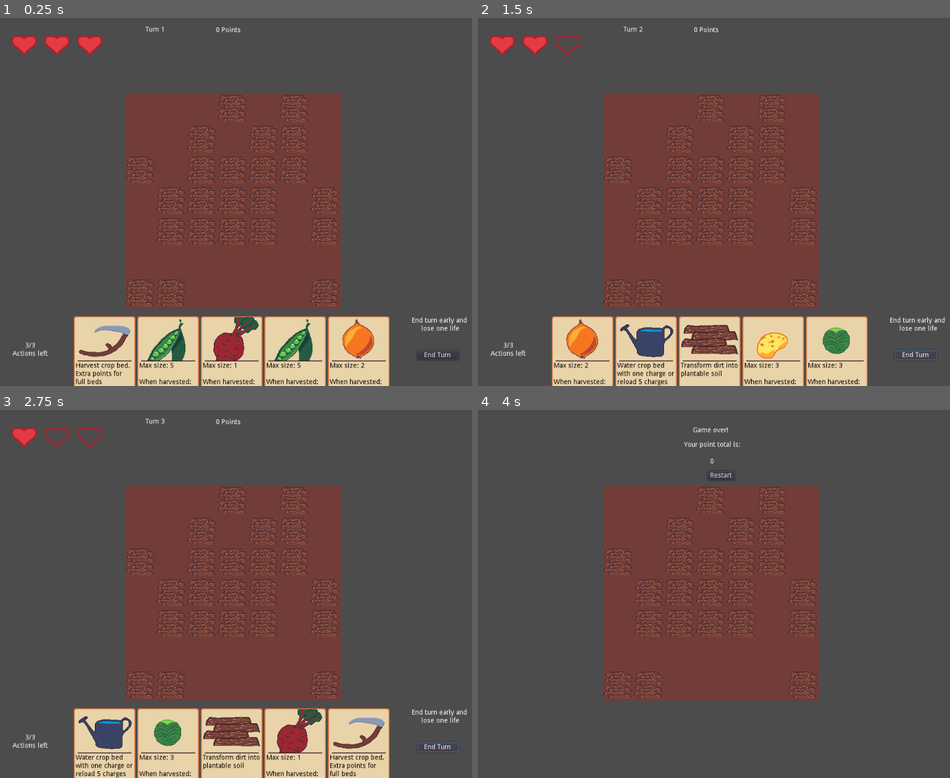
Above: before the commit, frames 1-4 (two rows, left to right).
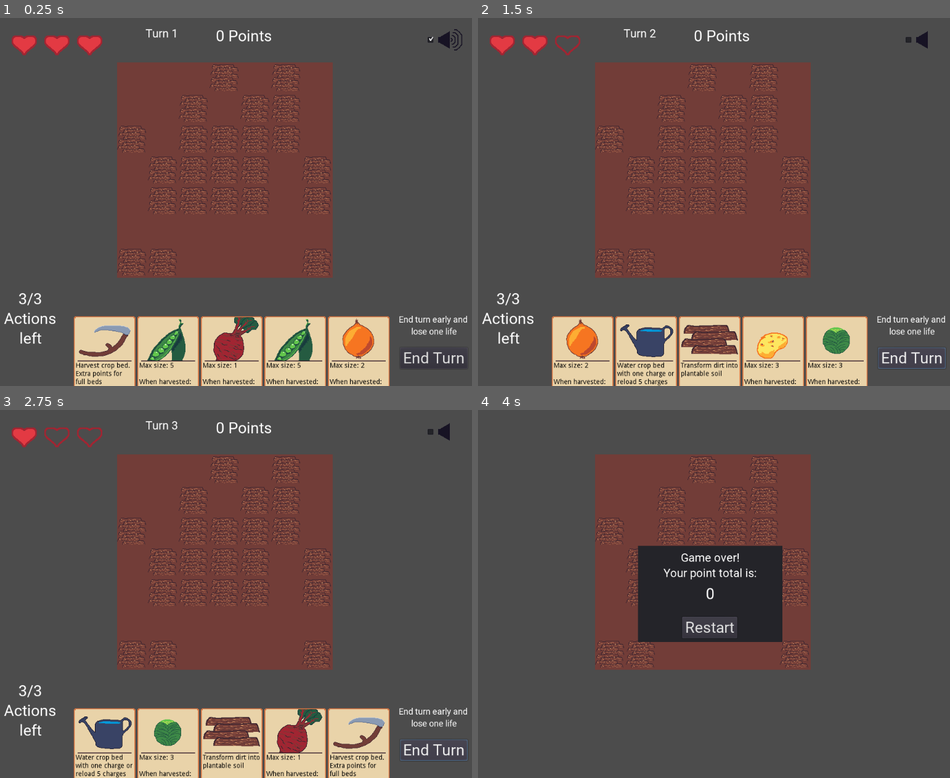
Above: after the commit, the same moments.

Repository: Rellikiox/Harvest-Season
Game: Godot game, scene res://Game.tscn
Same seed, same stepped clock (60 frames per second), same inputs: the game is played once before the commit and once after it.
Inputs (mouse positions are in pixels of both pictures, inside the frame that each line leads up to):
- Up to frame 1 (0.25 s): no input
- Up to frame 2 (1.5 s): click (921, 40) at 0.52 s; click "End Turn" at 1.25 s
- Up to frame 3 (2.75 s): click "End Turn" at 2 s
- Up to frame 4 (4 s): click (921, 432) at 2.77 s; click "End Turn" at 3.5 s

The runs differ from the first frame. In frame 1, 15% of the frame differs, in the area x 0-99%, y 2-96%; in frame 2, 15%; in frame 3, 15%; in frame 4, 20%, in the area x 24-73%, y 4-79%.

Commit message:
Add audio toggle, and fonts to the UI

Diff:
--- a/Game.gd
+++ b/Game.gd
@@ -64,6 +64,8 @@
 	if not $Ground.is_valid_cell(cell):
 		return
 
+	$UI.set_harvest_points(0)
+
 	if card.can_be_placed(cell, $Ground):
 		card.place(cell, $Ground)
 		$TurnManager.card_played(card)
--- a/Game.tscn
+++ b/Game.tscn
@@ -137,9 +137,8 @@
 script = ExtResource( 7 )
 
 [node name="Camera2D" type="Camera2D" parent="Ground"]
-position = Vector2( 220.524, 224.82 )
+position = Vector2( 237.712, 288.662 )
 current = true
-editor_draw_screen = false
 
 [node name="Effects" type="TileMap" parent="Ground"]
 tile_set = ExtResource( 5 )
--- a/SoundManager.gd
+++ b/SoundManager.gd
@@ -24,17 +24,17 @@
 
 func play_sfx(file):
 	if file in sfx:
-		play_file(sfx[file], 'SFX')
+		play_file(sfx[file], 'SFX', $SFX)
 
 
 func play_bgm(file):
 	if file in bgm:
-		play_file(bgm[file], 'Master')
+		play_file(bgm[file], 'Master', $BGM)
 
 
-func play_file(stream, bus):
+func play_file(stream, bus, node):
 	var player = AudioStreamPlayer.new()
-	add_child(player)
+	node.add_child(player)
 	player.bus = bus
 	player.stream = stream
 	player.play()
@@ -56,3 +56,8 @@
 
 	dir.list_dir_end()
 	return files
+
+
+func set_enabled(enabled):
+	AudioServer.set_bus_mute(AudioServer.get_bus_index("Master"), not enabled)
+	AudioServer.set_bus_mute(AudioServer.get_bus_index("SFX"), not enabled)
--- a/SoundManager.tscn
+++ b/SoundManager.tscn
@@ -4,3 +4,7 @@
 
 [node name="SoundManager" type="Node2D"]
 script = ExtResource( 1 )
+
+[node name="SFX" type="Node2D" parent="."]
+
+[node name="BGM" type="Node2D" parent="."]
--- a/ui/Game_UI.gd
+++ b/ui/Game_UI.gd
@@ -4,6 +4,9 @@
 
 var HeartFull = preload('res://assets/heart-full.png')
 var HeartEmpty = preload('res://assets/heart-empty.png')
+
+var AudioOn = preload("res://assets/audio-toggle-on.png")
+var AudioOff = preload("res://assets/audio-toggle-off.png")
 
 signal drag_position
 signal drop_position
@@ -35,7 +38,7 @@
 
 
 func set_actions(left, total):
-	$HUD/Actions.text = '%d/%d\nActions left' % [left, total]
+	$HUD/Actions.text = '%d/%d\nActions\nleft' % [left, total]
 
 
 func set_turns(turns):
@@ -79,6 +82,11 @@
 	$HUD/EndTurn/Warning.visible = not enabled
 
 
+func _on_Audio_toggled(button_pressed):
+	$HUD/Audio.icon = AudioOn if button_pressed else AudioOff
+	SoundManager.set_enabled(button_pressed)
+
+
 # Gameover
 
 func Gameover_init():
@@ -89,7 +97,7 @@
 	$Gameover.visible = true
 	$HUD.visible = false
 
-	$Gameover/Points.text = str(final_points)
+	$Gameover/Panel/Points.text = str(final_points)
 
 
 func _on_Restart_pressed():
--- a/ui/Game_UI.tscn
+++ b/ui/Game_UI.tscn
@@ -1,9 +1,13 @@
-[gd_scene load_steps=5 format=2]
+[gd_scene load_steps=9 format=2]
 
 [ext_resource path="res://ui/Card.tscn" type="PackedScene" id=1]
 [ext_resource path="res://ui/HUD.gd" type="Script" id=2]
 [ext_resource path="res://assets/heart-full.png" type="Texture" id=3]
 [ext_resource path="res://ui/Game_UI.gd" type="Script" id=4]
+[ext_resource path="res://ui/UIFont_Large.tres" type="DynamicFont" id=5]
+[ext_resource path="res://ui/UIFont_Medium.tres" type="DynamicFont" id=6]
+[ext_resource path="res://ui/UIFont_Small.tres" type="DynamicFont" id=7]
+[ext_resource path="res://assets/audio-toggle-on.png" type="Texture" id=8]
 
 [node name="Game_UI" type="CanvasLayer"]
 script = ExtResource( 4 )
@@ -65,20 +69,22 @@
 anchor_top = 1.0
 anchor_right = 1.0
 anchor_bottom = 1.0
-margin_left = -127.095
-margin_top = -74.415
-margin_right = -40.0952
-margin_bottom = -54.415
+margin_left = -161.832
+margin_top = -79.6782
+margin_right = -21.8319
+margin_bottom = -35.6782
+custom_fonts/font = ExtResource( 5 )
 text = "End Turn"
 __meta__ = {
 "_edit_use_anchors_": false
 }
 
 [node name="Warning" type="Label" parent="HUD/EndTurn"]
-margin_left = -51.8434
+margin_left = -29.7382
 margin_top = -68.8666
-margin_right = 146.157
-margin_bottom = -37.8666
+margin_right = 168.262
+margin_bottom = -21.8666
+custom_fonts/font = ExtResource( 7 )
 text = "End turn early and
  lose one life"
 align = 1
@@ -89,13 +95,18 @@
 [node name="Actions" type="Label" parent="HUD"]
 anchor_top = 1.0
 anchor_bottom = 1.0
-margin_left = 57.2789
-margin_top = -91.1428
-margin_right = 130.279
-margin_bottom = -60.1428
+margin_left = 36.2262
+margin_top = -199.564
+margin_right = 153.226
+margin_bottom = -79.564
+custom_fonts/font = ExtResource( 5 )
 text = "3/3
-Actions left"
-align = 1
+Actions
+left"
+align = 1
+__meta__ = {
+"_edit_use_anchors_": false
+}
 
 [node name="Points" type="Label" parent="HUD"]
 anchor_left = 0.5
@@ -104,6 +115,7 @@
 margin_top = 21.4796
 margin_right = 35.432
 margin_bottom = 35.4796
+custom_fonts/font = ExtResource( 5 )
 text = "999 Points"
 __meta__ = {
 "_edit_use_anchors_": false
@@ -116,6 +128,7 @@
 margin_top = 52.9711
 margin_right = 35.432
 margin_bottom = 66.9711
+custom_fonts/font = ExtResource( 6 )
 __meta__ = {
 "_edit_use_anchors_": false
 }
@@ -127,6 +140,7 @@
 margin_top = 20.0476
 margin_right = -138.949
 margin_bottom = 34.0476
+custom_fonts/font = ExtResource( 6 )
 text = "Turn 1"
 __meta__ = {
 "_edit_use_anchors_": false
@@ -155,74 +169,94 @@
 margin_bottom = 64.0
 texture = ExtResource( 3 )
 
+[node name="Audio" type="CheckBox" parent="HUD"]
+margin_left = 912.633
+margin_top = 11.5789
+margin_right = 1000.63
+margin_bottom = 83.5789
+pressed = true
+icon = ExtResource( 8 )
+__meta__ = {
+"_edit_use_anchors_": false
+}
+
 [node name="Gameover" type="Control" parent="."]
-visible = false
-anchor_right = 1.0
-anchor_bottom = 1.0
-__meta__ = {
-"_edit_use_anchors_": false
-}
-
-[node name="Gameover" type="Label" parent="Gameover"]
 anchor_left = 0.5
 anchor_top = 0.5
 anchor_right = 0.5
 anchor_bottom = 0.5
-margin_left = -34.7839
-margin_top = -346.029
-margin_right = 39.2161
-margin_bottom = -332.029
+margin_left = -512.0
+margin_top = -384.0
+margin_right = 512.0
+margin_bottom = 384.0
+__meta__ = {
+"_edit_use_anchors_": false
+}
+
+[node name="Panel" type="Panel" parent="Gameover"]
+anchor_left = 0.5
+anchor_top = 0.5
+anchor_right = 0.5
+anchor_bottom = 0.5
+margin_left = -149.474
+margin_top = -98.9474
+margin_right = 150.526
+margin_bottom = 101.053
 grow_horizontal = 2
 grow_vertical = 2
-text = "Game over!"
-align = 1
-
-[node name="PointLabel" type="Label" parent="Gameover"]
+__meta__ = {
+"_edit_use_anchors_": false
+}
+
+[node name="Gameover" type="Label" parent="Gameover/Panel"]
+anchor_left = 0.5
+anchor_right = 0.5
+margin_left = -97.0
+margin_top = 10.0
+margin_right = 97.0
+margin_bottom = 133.5
+grow_horizontal = 2
+grow_vertical = 2
+custom_fonts/font = ExtResource( 6 )
+text = "Game over!
+Your point total is:"
+align = 1
+__meta__ = {
+"_edit_use_anchors_": false
+}
+
+[node name="Points" type="Label" parent="Gameover/Panel"]
 anchor_left = 0.5
 anchor_top = 0.5
 anchor_right = 0.5
 anchor_bottom = 0.5
-margin_left = -52.9598
-margin_top = -316.112
-margin_right = 64.0402
-margin_bottom = -302.112
+margin_left = -58.5
+margin_top = -19.0
+margin_right = 58.5
+margin_bottom = 19.0
 grow_horizontal = 2
 grow_vertical = 2
-text = "Your point total is:"
-align = 1
-__meta__ = {
-"_edit_use_anchors_": false
-}
-
-[node name="Points" type="Label" parent="Gameover"]
-anchor_left = 0.5
-anchor_top = 0.5
-anchor_right = 0.5
-anchor_bottom = 0.5
-margin_left = -52.9598
-margin_top = -280.655
-margin_right = 64.0402
-margin_bottom = -266.655
-grow_horizontal = 2
-grow_vertical = 2
+custom_fonts/font = ExtResource( 5 )
 text = "999"
 align = 1
 __meta__ = {
 "_edit_use_anchors_": false
 }
 
-[node name="Restart" type="Button" parent="Gameover"]
-anchor_left = 0.5
-anchor_top = 0.5
-anchor_right = 0.5
-anchor_bottom = 0.5
-margin_left = -4.89197
-margin_top = -254.876
-margin_right = 7.10803
-margin_bottom = -234.876
+[node name="Restart" type="Button" parent="Gameover/Panel"]
+anchor_left = 0.5
+anchor_top = 1.0
+anchor_right = 0.5
+anchor_bottom = 1.0
+margin_left = -58.0526
+margin_top = -52.4211
+margin_right = 55.9474
+margin_bottom = -8.42108
+custom_fonts/font = ExtResource( 5 )
 text = "Restart"
 __meta__ = {
 "_edit_use_anchors_": false
 }
 [connection signal="pressed" from="HUD/EndTurn" to="." method="_on_End_Turn_pressed"]
-[connection signal="pressed" from="Gameover/Restart" to="." method="_on_Restart_pressed"]
+[connection signal="toggled" from="HUD/Audio" to="." method="_on_Audio_toggled"]
+[connection signal="pressed" from="Gameover/Panel/Restart" to="." method="_on_Restart_pressed"]
--- /dev/null
+++ b/ui/UIFont_Large.tres
@@ -0,0 +1,7 @@
+[gd_resource type="DynamicFont" load_steps=2 format=2]
+
+[ext_resource path="res://assets/fonts/Roboto-Regular.ttf" type="DynamicFontData" id=1]
+
+[resource]
+size = 32
+font_data = ExtResource( 1 )
--- /dev/null
+++ b/ui/UIFont_Medium.tres
@@ -0,0 +1,7 @@
+[gd_resource type="DynamicFont" load_steps=2 format=2]
+
+[ext_resource path="res://assets/fonts/Roboto-Regular.ttf" type="DynamicFontData" id=1]
+
+[resource]
+size = 24
+font_data = ExtResource( 1 )
--- /dev/null
+++ b/ui/UIFont_Small.tres
@@ -0,0 +1,7 @@
+[gd_resource type="DynamicFont" load_steps=2 format=2]
+
+[ext_resource path="res://assets/fonts/Roboto-Regular.ttf" type="DynamicFontData" id=1]
+
+[resource]
+size = 18
+font_data = ExtResource( 1 )
Binary file added: assets/audio-toggle-off.png
Not shown, added: assets/audio-toggle-off.png.import
Binary file added: assets/audio-toggle-on.png
Not shown, added: assets/audio-toggle-on.png.import
Binary file added: assets/fonts/Roboto-Regular.ttf
Binary file added: assets/souce_files/audio toggle.aseprite
